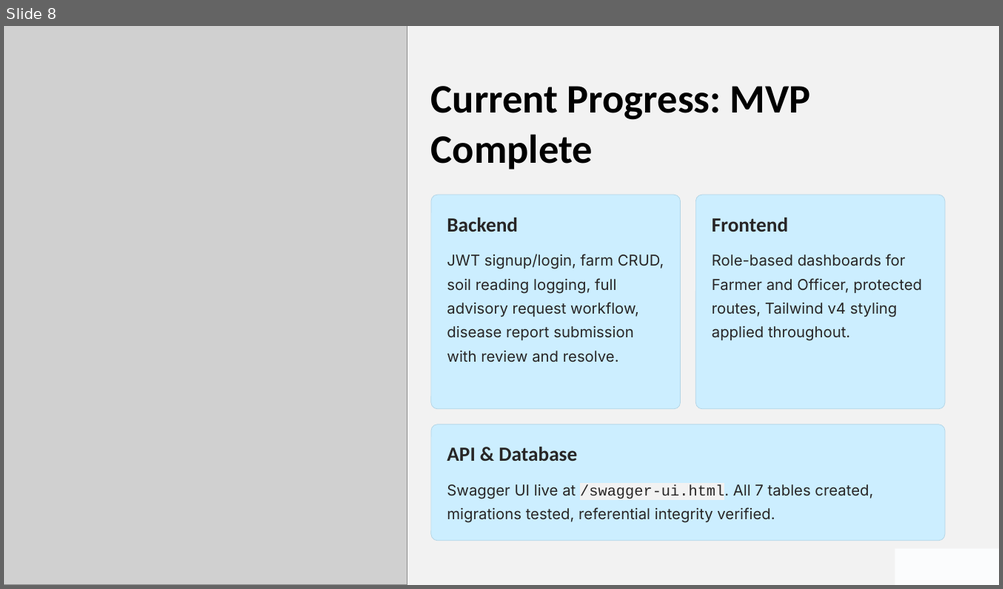
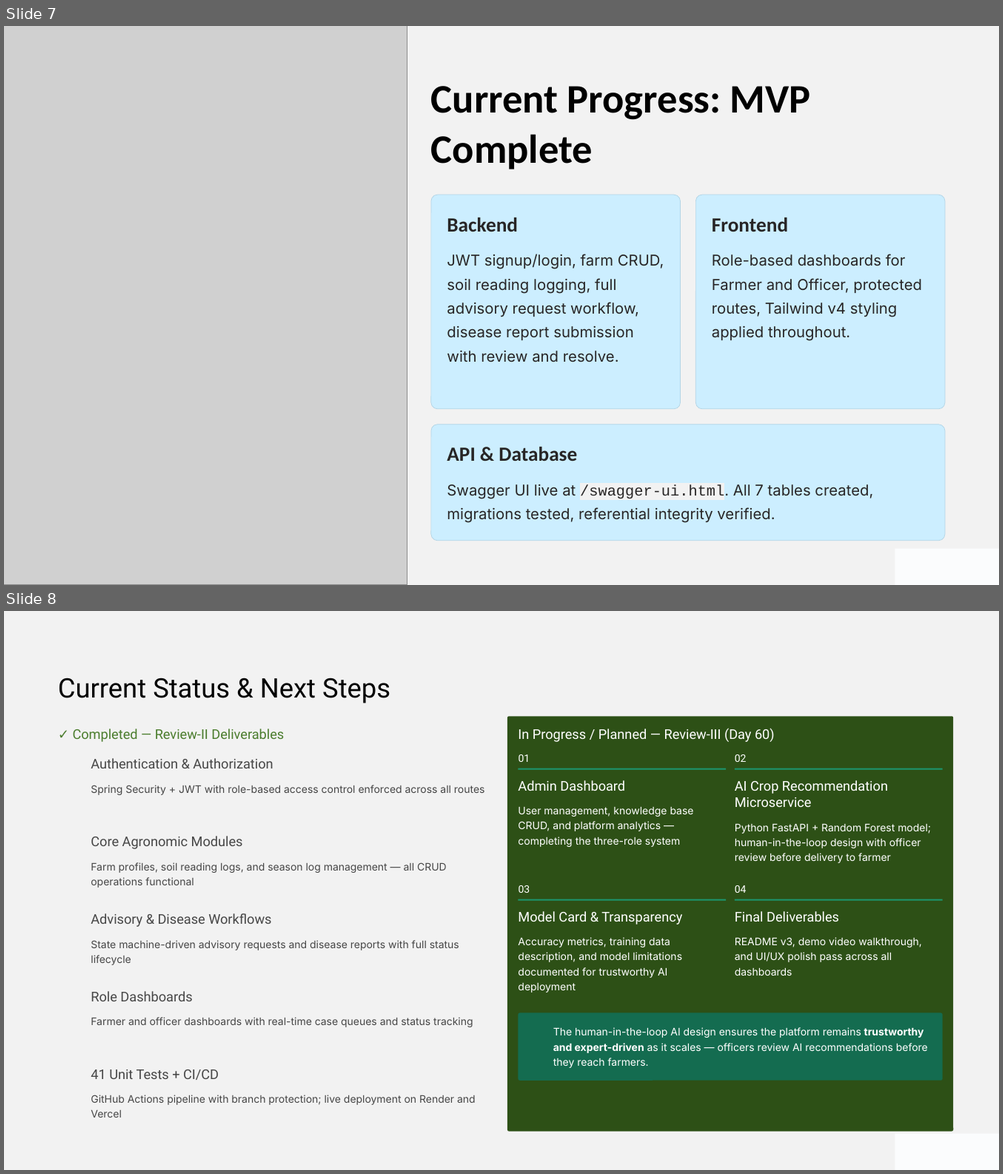
Before and after one commit to CodeTitan-S/crop-advisory-platform, a slide deck: docs/Crop-Advisory-and-Farming-Guidance-Platform.pptx. Shown one above the other, each under a label of ours: slide 8 before the commit, slides 7 and 8 after it. The pictures are 1003x589 and 1003x1174 pixels, drawn with LibreOffice and Linux fonts; fonts in the diff are those of the drawing; grey boxes stand for pictures; background and template pictures are left out. Boxes give left, top, right and bottom in pixels: in the first picture for what was removed or moved away, otherwise in the second. Text is boxed around its words. In the diff, an @@ line names an element or a change of style, - is before the commit and + after.

Commit message:
fix: resolve P0-P2 bugs and harden uploads, auth, and workflows
- Run the test suite on in-memory H2 so CI needs no live PostgreSQL;
  make the DataSource driver configurable and drop the CI postgres service
- Pin Jackson to ISO-8601 dates and add an integration test asserting
  createdAt/recordedAt serialize as strings the frontend can parse
- Validate photo uploads by magic bytes instead of the client-supplied
  Content-Type, closing the mislabeled-file upload path
- Trim and normalize CORS origins so stray whitespace or a trailing
  slash in FRONTEND_URL cannot silently break browser requests
- Add admin reassignment for stuck advisory requests and disease
  reports, plus an admin resolve override, with queue read access for
  admins and a new admin Oversight screen
- Open knowledge-base reads to officers, who need the reference material
  when advising farmers
- Fix validation error handling for class-level constraints, NaN input
  handling in the farm and soil forms, defensive API envelope unwrapping,
  and a primitive existsByEmail; update tests and docs accordingly

```diff
--- a/docs/Crop-Advisory-and-Farming-Guidance-Platform.pptx
+++ b/docs/Crop-Advisory-and-Farming-Guidance-Platform.pptx
@@ slide 8 added at box(4, 611, 999, 1170), background picture (left out); not listed: 1 template element that a slide beside it also shows @@
@@ text added at box(58, 678, 390, 703), 26 pt, text #030303 @@
+Current Status & Next Steps
@@ rounded rectangle added at box(508, 716, 954, 1132), fill #2D5016 @@
@@ text added at box(73, 729, 284, 742), 13 pt, text #4A7C2C @@
+✓ Completed — Review-II Deliverables
@@ text added at box(518, 728, 774, 742), 13 pt, text #FFFFFF @@
+In Progress / Planned — Review-III (Day 60)
@@ text added at box(91, 758, 273, 769), 13 pt, text #464646 @@
+Authentication & Authorization
@@ text added at box(518, 755, 530, 762), 10 pt, text #FFFFFF @@
+01
@@ text added at box(734, 755, 746, 762), 10 pt, text #FFFFFF @@
+02
@@ text added at box(91, 785, 485, 795), 10 pt, text #464646 @@
+Spring Security + JWT with role-based access control enforced across all routes
@@ text added at box(518, 780, 625, 791), 13 pt, text #FFFFFF @@
+Admin Dashboard
@@ rectangle added at box(518, 769, 726, 770), fill #1C9770 @@
@@ rectangle added at box(734, 769, 942, 770), fill #1C9770 @@
@@ text added at box(734, 780, 888, 807), 13 pt, text #FFFFFF @@
+AI Crop Recommendation Microservice
@@ text added at box(518, 806, 694, 847), 10 pt, text #FFFFFF @@
+User management, knowledge base CRUD, and platform analytics — completing the three-role system
@@ text added at box(734, 823, 930, 863), 10 pt, text #FFFFFF @@
+Python FastAPI + Random Forest model; human-in-the-loop design with officer review before delivery to farmer
@@ text added at box(91, 836, 243, 849), 13 pt, text #464646 @@
+Core Agronomic Modules
@@ text added at box(91, 863, 447, 888), 10 pt, text #464646 @@
+Farm profiles, soil reading logs, and season log management — all CRUD operations functional
@@ text added at box(518, 886, 530, 893), 10 pt, text #FFFFFF @@
+03
@@ rectangle added at box(518, 899, 726, 900), fill #1C9770 @@
@@ text added at box(734, 886, 746, 893), 10 pt, text #FFFFFF @@
+04
@@ rectangle added at box(734, 899, 942, 900), fill #1C9770 @@
@@ text added at box(91, 914, 271, 927), 13 pt, text #464646 @@
+Advisory & Disease Workflows
@@ text added at box(518, 911, 682, 925), 13 pt, text #FFFFFF @@
+Model Card & Transparency
@@ text added at box(734, 911, 839, 922), 13 pt, text #FFFFFF @@
+Final Deliverables
@@ text added at box(91, 940, 459, 965), 10 pt, text #464646 @@
+State machine-driven advisory requests and disease reports with full status lifecycle
@@ text added at box(518, 937, 682, 993), 10 pt, text #FFFFFF @@
+Accuracy metrics, training data description, and model limitations documented for trustworthy AI deployment
@@ text added at box(734, 937, 922, 976), 10 pt, text #FFFFFF @@
+README v3, demo video walkthrough, and UI/UX polish pass across all dashboards
@@ text added at box(91, 991, 192, 1002), 13 pt, text #464646 @@
+Role Dashboards
@@ text added at box(91, 1017, 472, 1028), 10 pt, text #464646 @@
+Farmer and officer dashboards with real-time case queues and status tracking
@@ rounded rectangle added at box(518, 1013, 942, 1081), fill #146C50 @@
@@ text added at box(553, 1028, 928, 1068), 10 pt, text #FFFFFF @@
+The human-in-the-loop AI design ensures the platform remains trustworthy and expert-driven as it scales — officers review AI recommendations before they reach farmers.
@@ text added at box(91, 1070, 219, 1080), 13 pt, text #464646 @@
+41 Unit Tests + CI/CD
@@ text added at box(91, 1095, 475, 1118), 10 pt, text #464646 @@
+GitHub Actions pipeline with branch protection; live deployment on Render and Vercel
@@ rectangle added at box(895, 1134, 999, 1170), fill #FBFCFD @@
@@ what was slide 8 is now slide 7 @@
```
Also in this commit, not shown: 1 slide changed, 1 other slide added, 5 slides removed, 31 other files.
